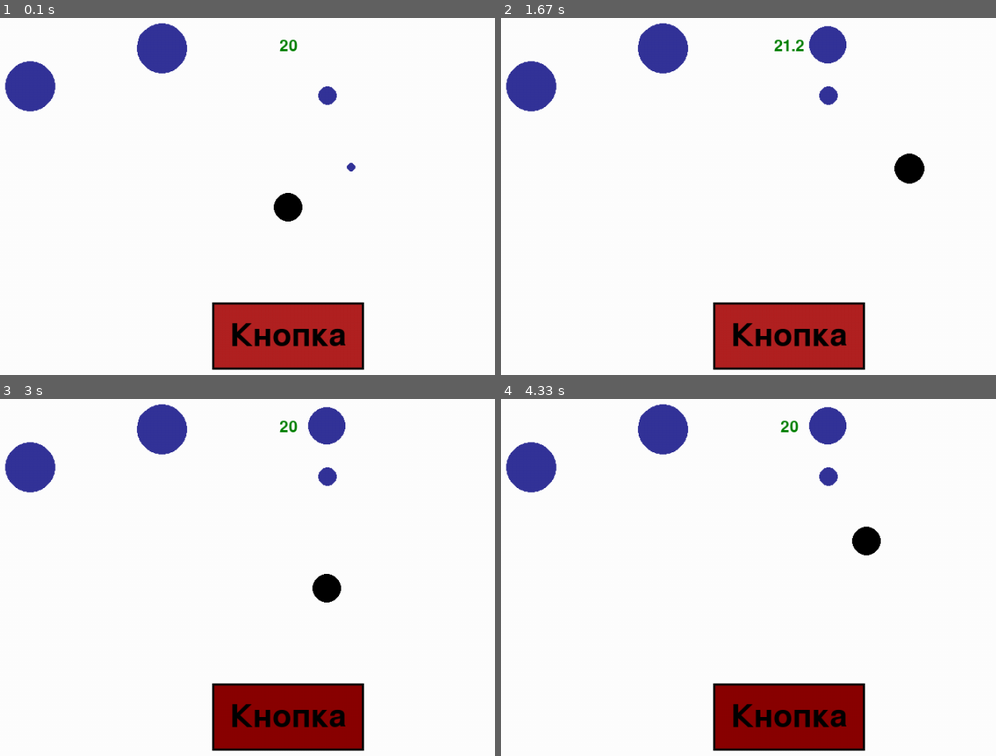
Above: before the commit, frames 1-4 (two rows, left to right).
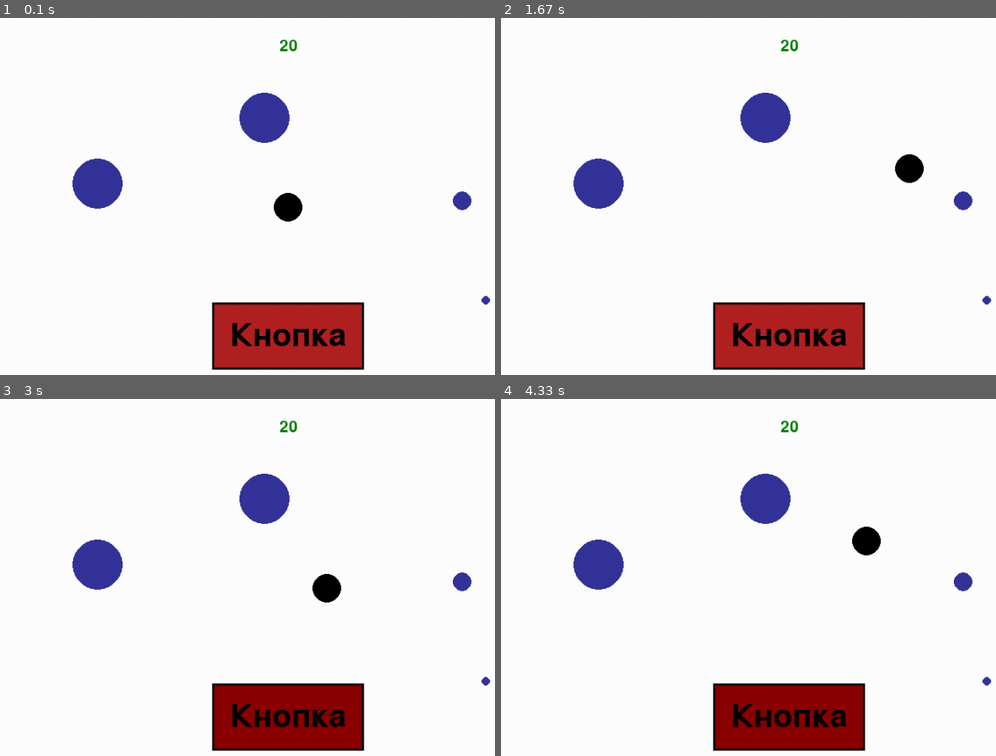
Above: after the commit, the same moments.

Repository: polismir/pygame_my
Game: pygame game, started from task9.py
The game is run twice, just before and just after one commit, with the same random seed, the same clock (stepped at 60 frames per second) and the same inputs.
Inputs:
- Up to frame 1 (0.1 s): no input
- Up to frame 2 (1.67 s): hold Right 0.33-0.8 s; hold Up 0.83-1.13 s; hold Right 1.17-1.63 s
- Up to frame 3 (3 s): hold Left 1.67-2.2 s; hold Down 2.23-2.53 s; click "Кнопка" at 2.62 s; hold Left from 2.9 s (still down)
- Up to frame 4 (4.33 s): release Left at 3.3 s; hold Up 3.33-3.7 s; hold Right from 3.73 s (still down)

The runs differ from the first frame. In frame 1, 4.9% of the frame differs, in the area x 0-100%, y 1-81%; in frame 2, 5.7%; in frame 3, 5.5%; in frame 4, 5.5%.

Commit message:
Update task9.py

Diff:
--- a/task9.py
+++ b/task9.py
@@ -17,8 +17,8 @@
 
     def __init__(self):
         self.random_size = random.randint(5, 35)
-        random_x = random.randint(self.random_size, WIDTH - self.random_size - 300)
-        random_y = random.randint(self.random_size, HEIGHT - self.random_size - 300)
+        random_x = random.randint(100, WIDTH - 100)
+        random_y = random.randint(100, HEIGHT - 100)
 
         self.food_surf = pg.Surface((Food.SIZE, Food.SIZE), pg.SRCALPHA)
         self.food_rect = self.food_surf.get_rect(center=(random_x, random_y))
@@ -56,7 +56,7 @@
         global my_text
         if self.r <= 90:
             self.r += r / 5
-            my_text.change_text(str(self.r))
+            my_text.change_text(f"{self.r:.2f}")
             self.player_surf.fill((0, 0, 0, 0))
             pg.draw.circle(self.player_surf, (*BLACK, 255),
                     (self.player_rect.width / 2, self.player_rect.height / 2), self.r)
